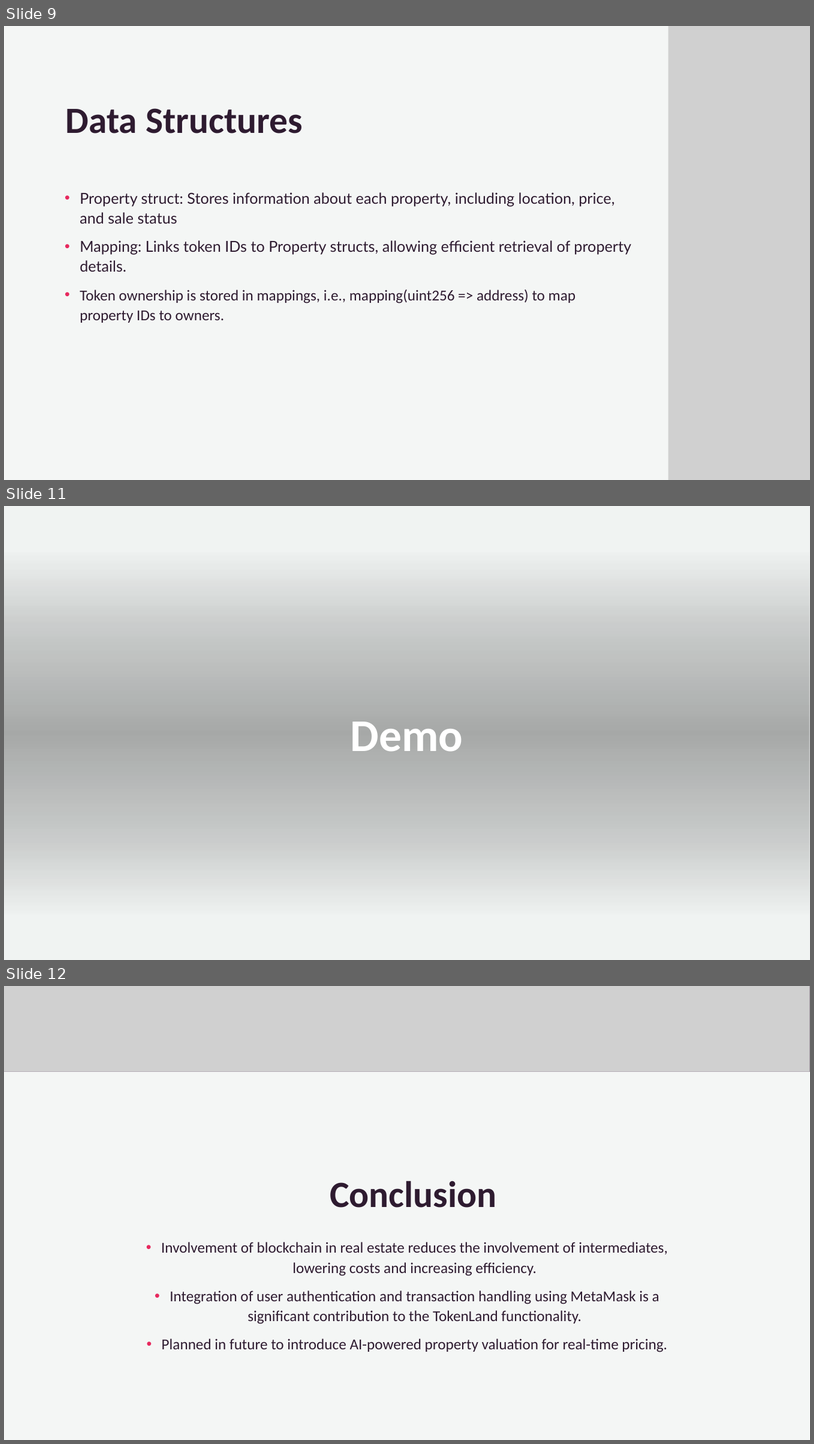
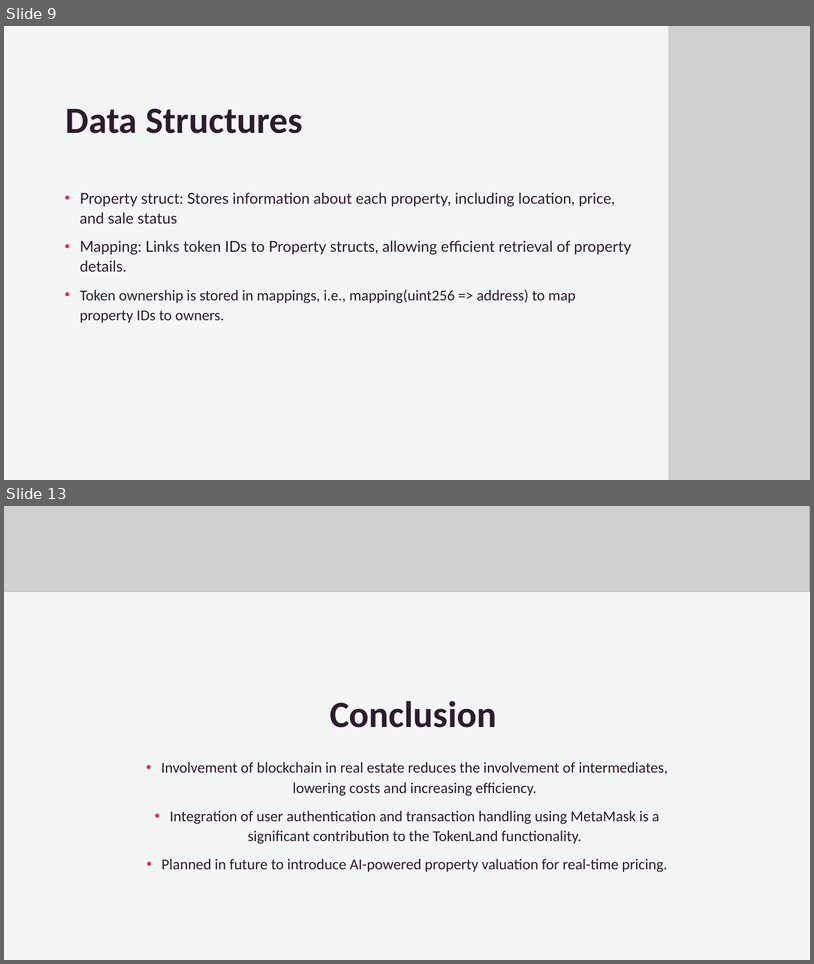
Before and after one commit to pavan-kalam/Blockchain-based-realestate-management-system, a slide deck: Final Presentation.pptx. Shown one above the other, each under a label of ours: slides 9, 11 and 12 before the commit, slides 9 and 13 after it; the slides between them are not shown. The pictures are 814x1444 and 814x964 pixels, drawn with LibreOffice and Linux fonts; fonts in the diff are those of the drawing; grey boxes stand for pictures; background and template pictures are left out; a plain dark background stands for a picture behind light text. Boxes give left, top, right and bottom in pixels: in the first picture for what was removed or moved away, otherwise in the second. Text is boxed around its words. In the diff, an @@ line names an element or a change of style, - is before the commit and + after.

```diff
--- a/Final Presentation.pptx
+++ b/Final Presentation.pptx
@@ slide 11 removed at box(4, 506, 810, 960), background picture (left out) @@
@@ picture removed at box(4, 506, 810, 598) @@
@@ rectangle removed at box(4, 506, 810, 960) @@
@@ rectangle removed at box(4, 506, 810, 960) @@
@@ rectangle removed at box(4, 552, 810, 914) @@
@@ title removed at box(351, 721, 464, 751) @@
-Demo
@@ what was slide 12 is now slide 13 @@
```
Also in this commit, not shown: 2 slides changed, 2 slides added.
